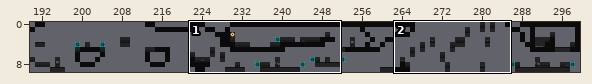
An edit to a level. Tiled map, Levels/Level 8/Abstract Level 8.tmx. Above, an overview of the earlier version with the close-up marked.
Close-up. As it was:
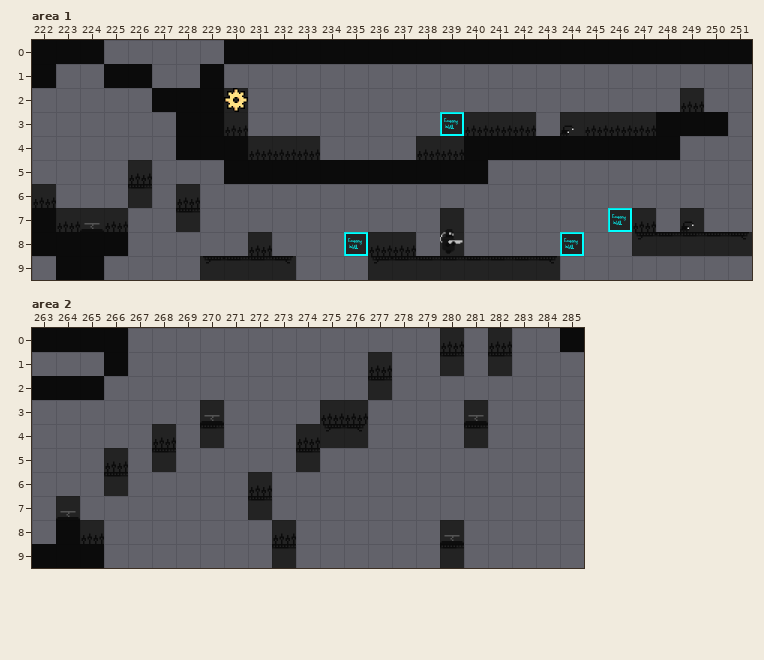
Cells are 64x64 px. Shown: area 1 x 222..251, y 0..9; area 2 x 263..285, y 0..9. The commit also changed other parts of the map, which this record leaves out.
Now the later version:
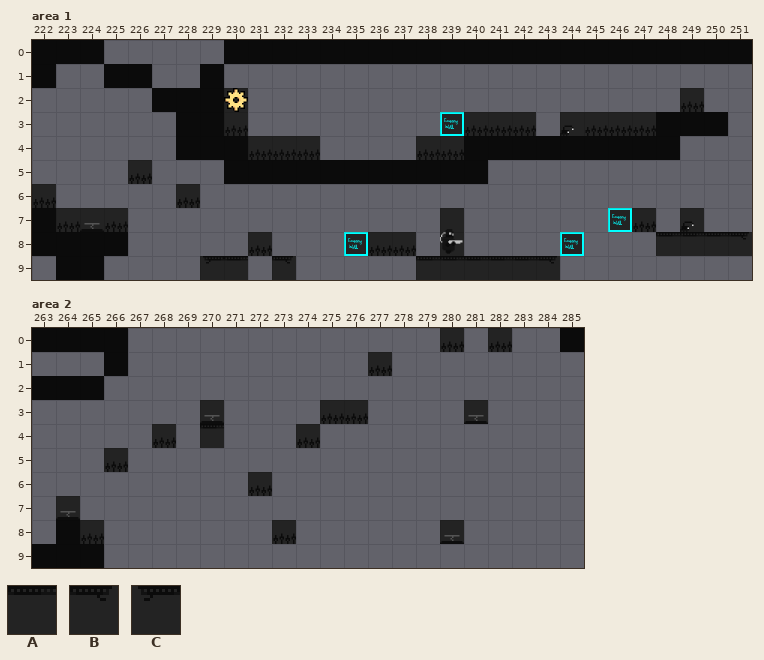
Key: from "Tileset with Background": A 60, B 72, C 73.
_ is an empty cell.
Tiles replaced or removed in this view: A, B, C.
From old to new:
Changed rows in their new state; . is an unchanged cell.
Layer "Tile Layer 1", area 1:
first column x 226:
 6 _.....................
 7 .._...................
 8 ....................._
 9 ....._....__..........
Layer "Tile Layer 1", area 2:
first column x 266:
 1 .............._._
 2 ..........._.....
 4 .........__...._.
 5 .._....._........
 6 _................
 7 ......_..........
 9 ......._......_..
